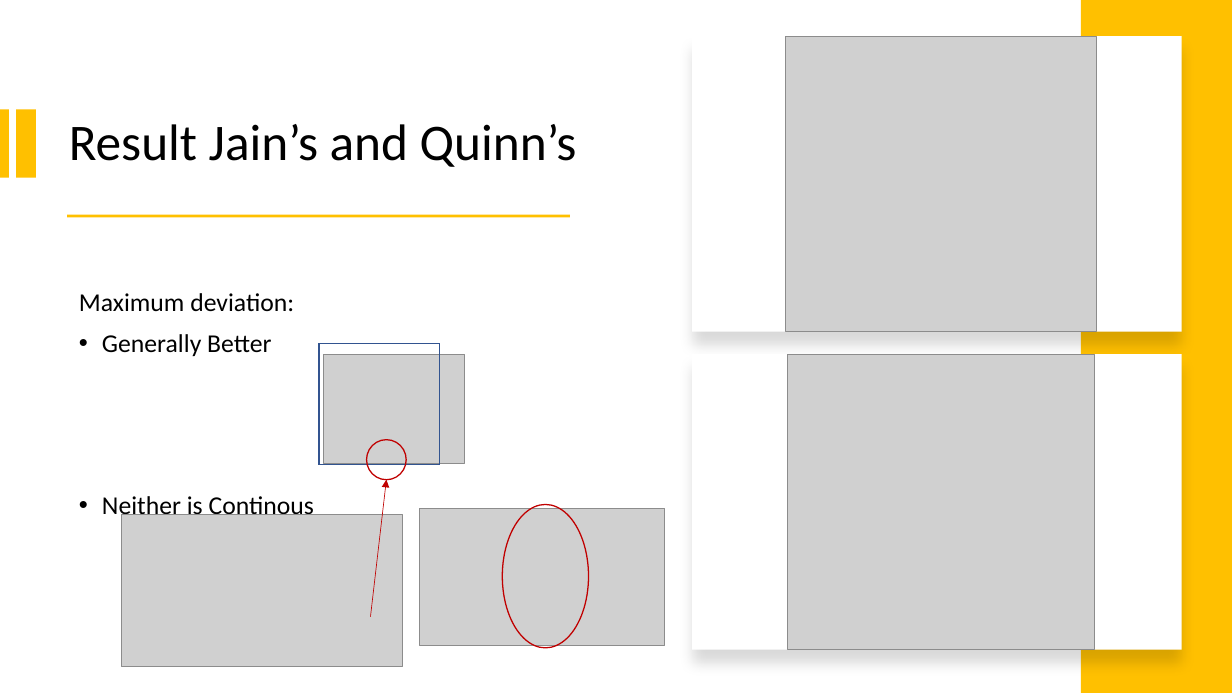
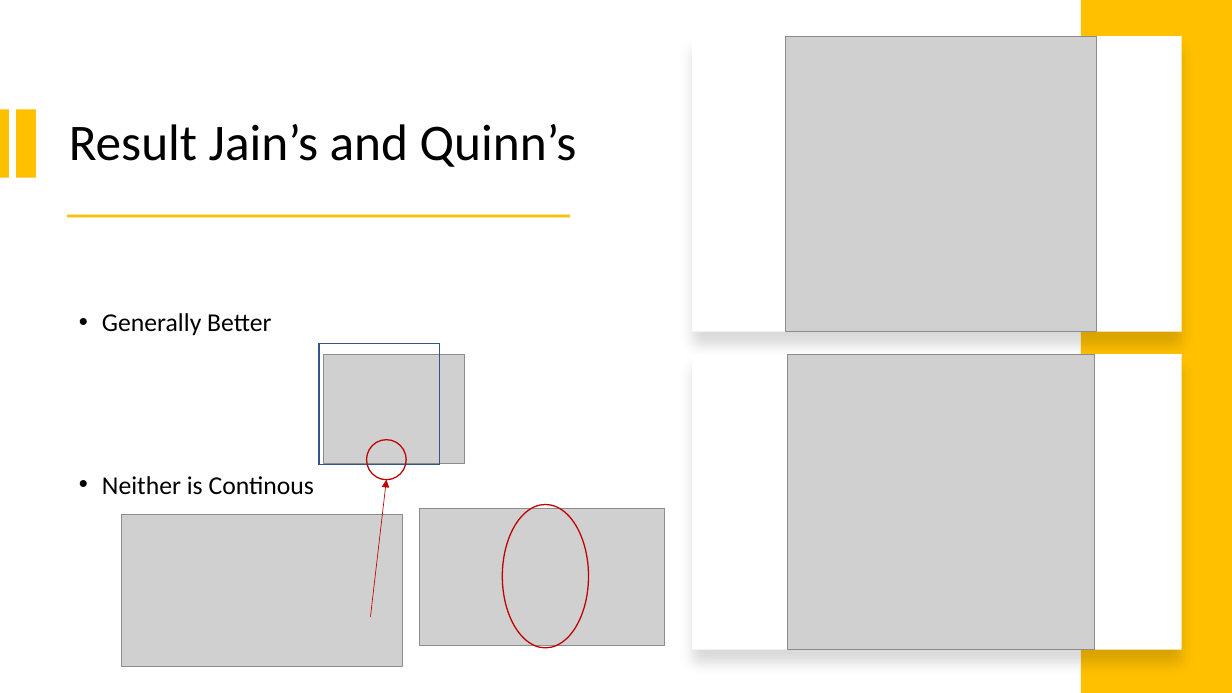
Before and after one commit to Sibeng32/Saban-Caliskan-Fourier-Analysis, a slide deck: slide 8 of Verbeterde Powerpoint Fourier Analysis 2.pptx. Drawn at 1232x693 pixels with LibreOffice and Linux fonts; fonts in the diff are those of the drawing; grey boxes stand for pictures. Boxes give left, top, right and bottom in pixels: in the first picture for what was removed or moved away, otherwise in the second. Text is boxed around its words. In the diff, an @@ line names an element or a change of style, - is before the commit and + after.

```diff
--- a/Verbeterde Powerpoint Fourier Analysis 2.pptx
+++ b/Verbeterde Powerpoint Fourier Analysis 2.pptx
@@ text at (79,293,294,311): paragraph removed @@
-Maximum deviation:
```
Also in this commit, not shown: 5 other slides changed.
